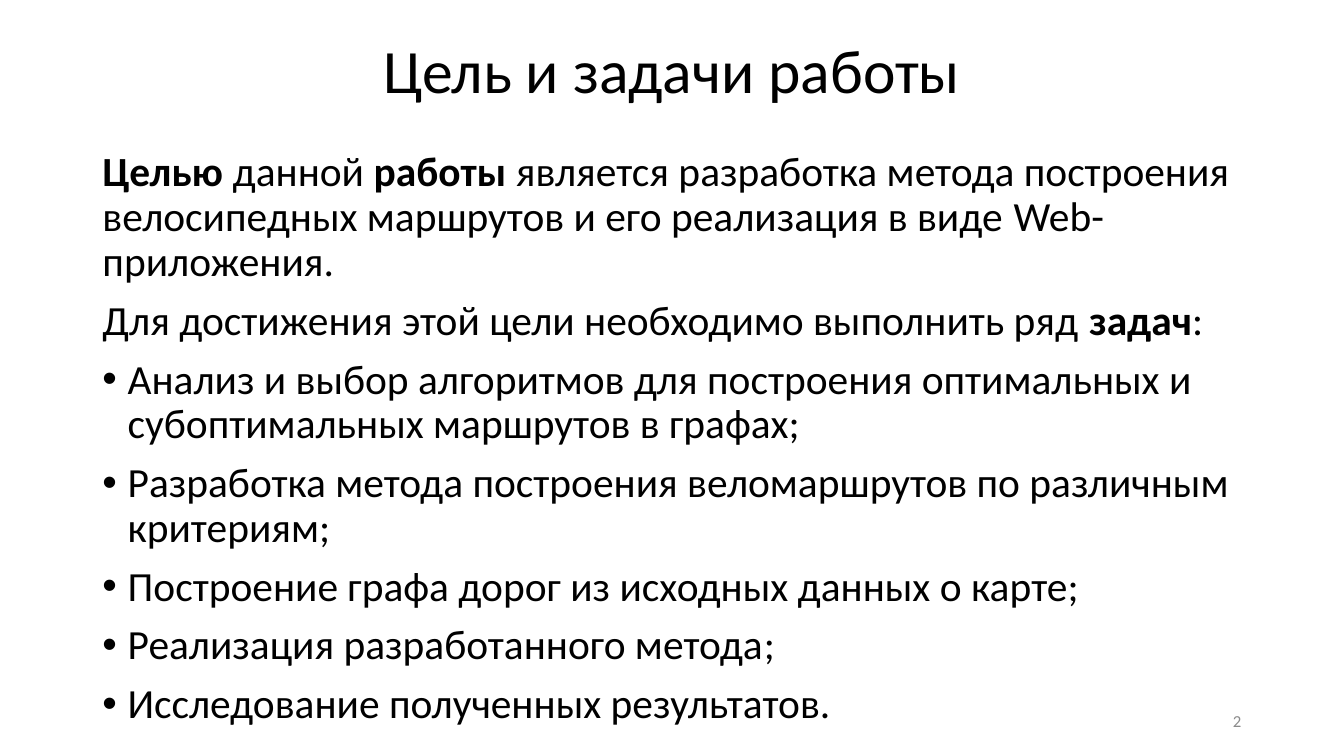
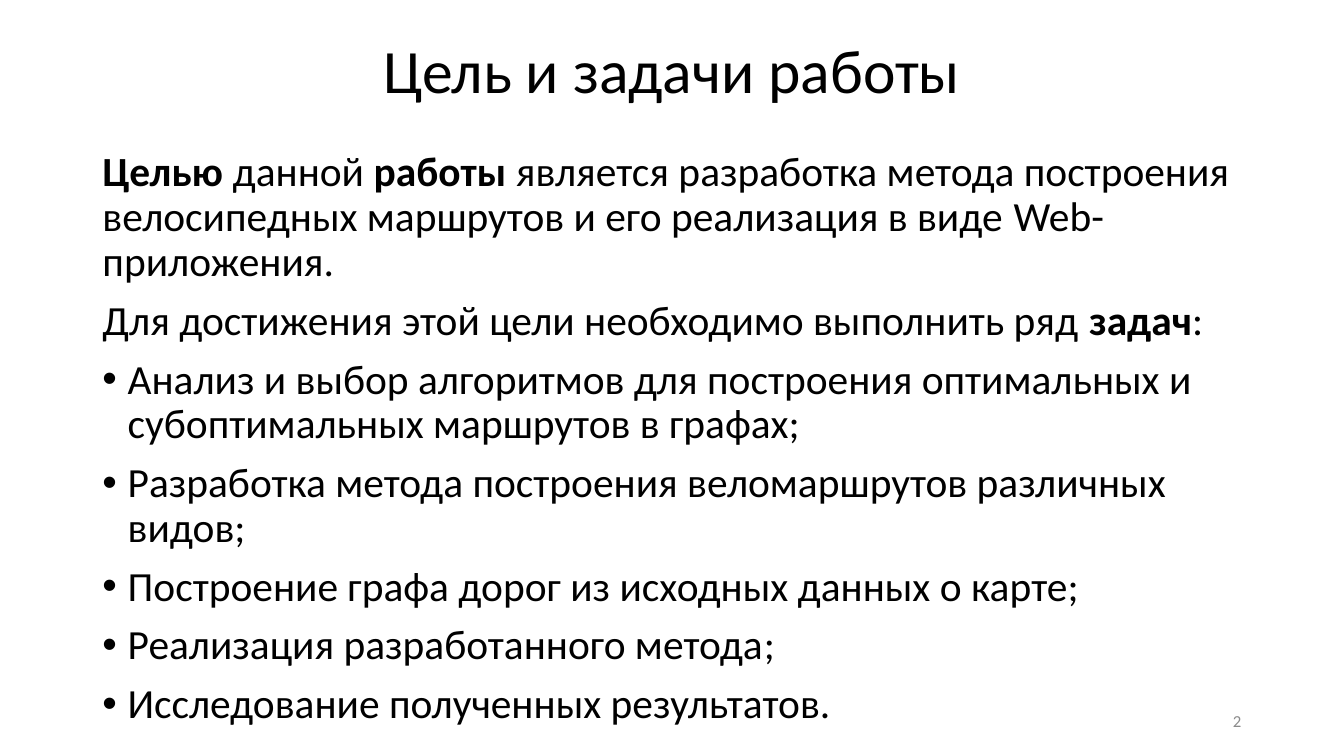
Before and after one commit to GorshkovNikita/Diploma, a slide deck: slide 2 of Documentation/Метод построения велосипедных маршрутов.pptx. Drawn at 1344x756 pixels with LibreOffice and Linux fonts; fonts in the diff are those of the drawing. Boxes give left, top, right and bottom in pixels: in the first picture for what was removed or moved away, otherwise in the second. Text is boxed around its words. In the diff, an @@ line names an element or a change of style, - is before the commit and + after.

Commit message:
Last fixes

```diff
--- a/Documentation/Метод построения велосипедных маршрутов.pptx
+++ b/Documentation/Метод построения велосипедных маршрутов.pptx
@@ text at (x1=128, y1=469, x2=1166, y2=549): text changed @@
-• Разработка метода построения веломаршрутов по различным критериям;
+• Разработка метода построения веломаршрутов различных видов;
```
Also in this commit, not shown: 1 other slide changed.
